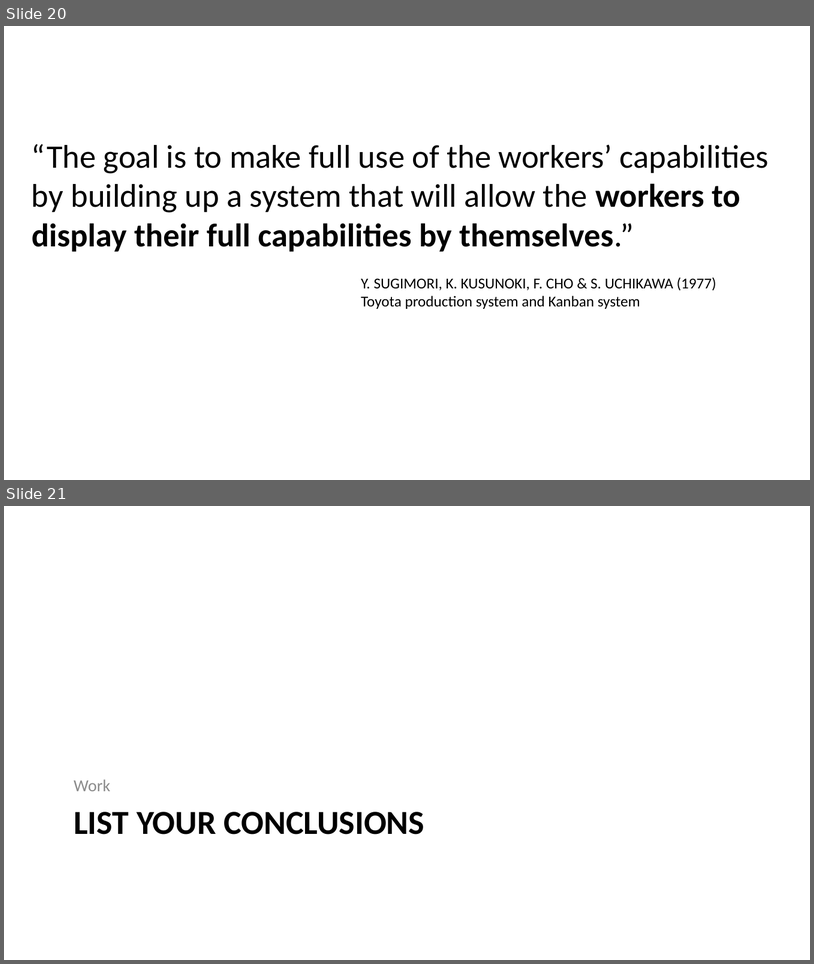
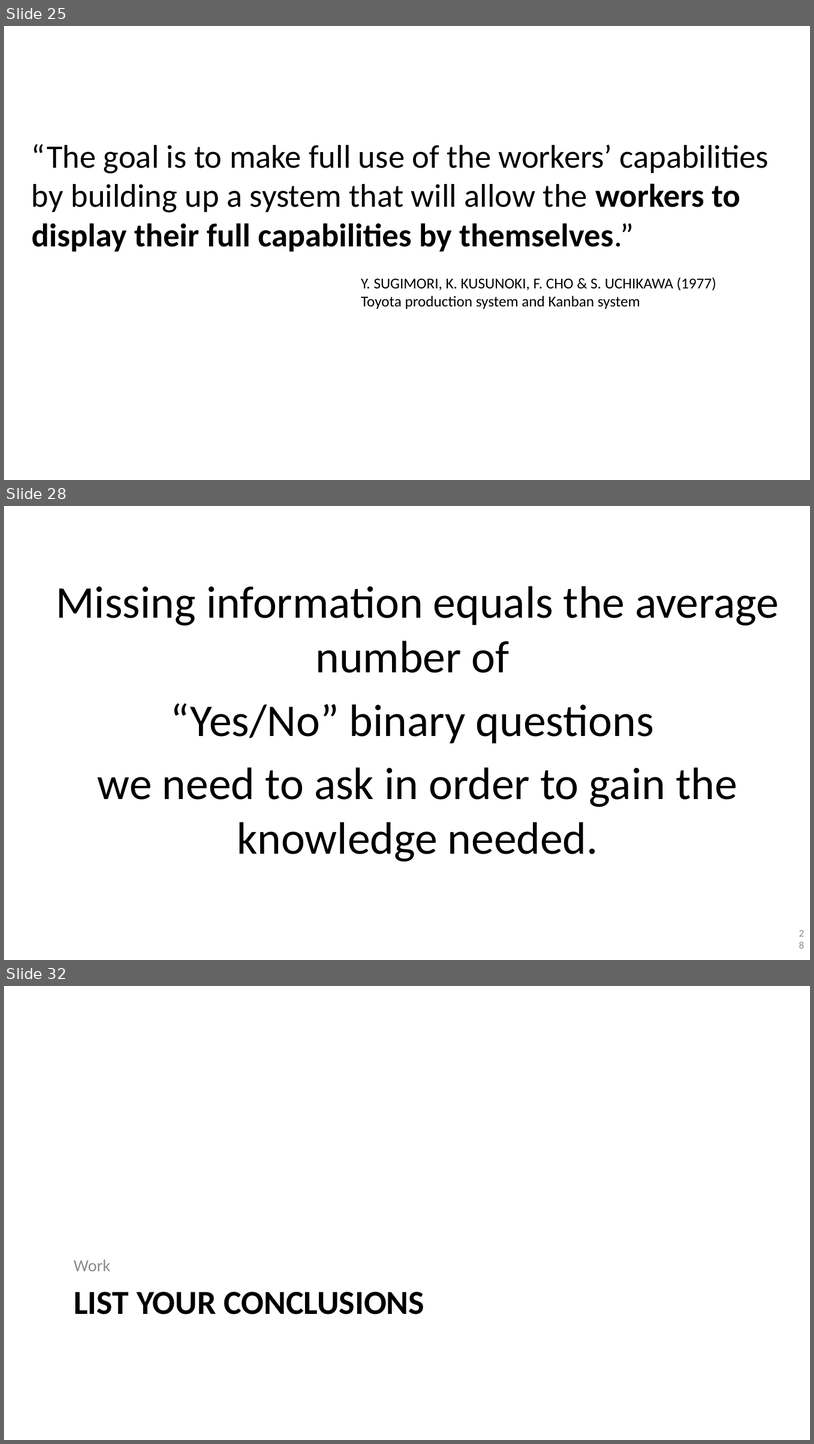
Before and after one commit to kedehub/knowledge_discovery_game, a slide deck: Knowledge Discovery Game.pptx. Shown one above the other, each under a label of ours: slides 20 and 21 before the commit, slides 25, 28 and 32 after it; the slides between them are not shown. The pictures are 814x964 and 814x1444 pixels, drawn with LibreOffice and Linux fonts; fonts in the diff are those of the drawing; background and template pictures are left out. Boxes give left, top, right and bottom in pixels: in the first picture for what was removed or moved away, otherwise in the second. Text is boxed around its words. In the diff, an @@ line names an element or a change of style, - is before the commit and + after.

```diff
--- a/Knowledge Discovery Game.pptx
+++ b/Knowledge Discovery Game.pptx
@@ slide 28 added at bbox=[4, 506, 810, 960], background #FFFFFF @@
@@ text added at bbox=[56, 586, 779, 861], 54 pt, text #000000 @@
+Missing information equals the average number of
+“Yes/No” binary questions
+we need to ask in order to gain the knowledge needed.
@@ page number added at bbox=[794, 931, 810, 947], 12 pt, text #8C8C8C @@
+28
@@ what was slide 20 is now slide 25 @@
@@ what was slide 21 is now slide 32 @@
```
Also in this commit, not shown: 3 slides changed, 12 other slides added, 2 slides removed.
